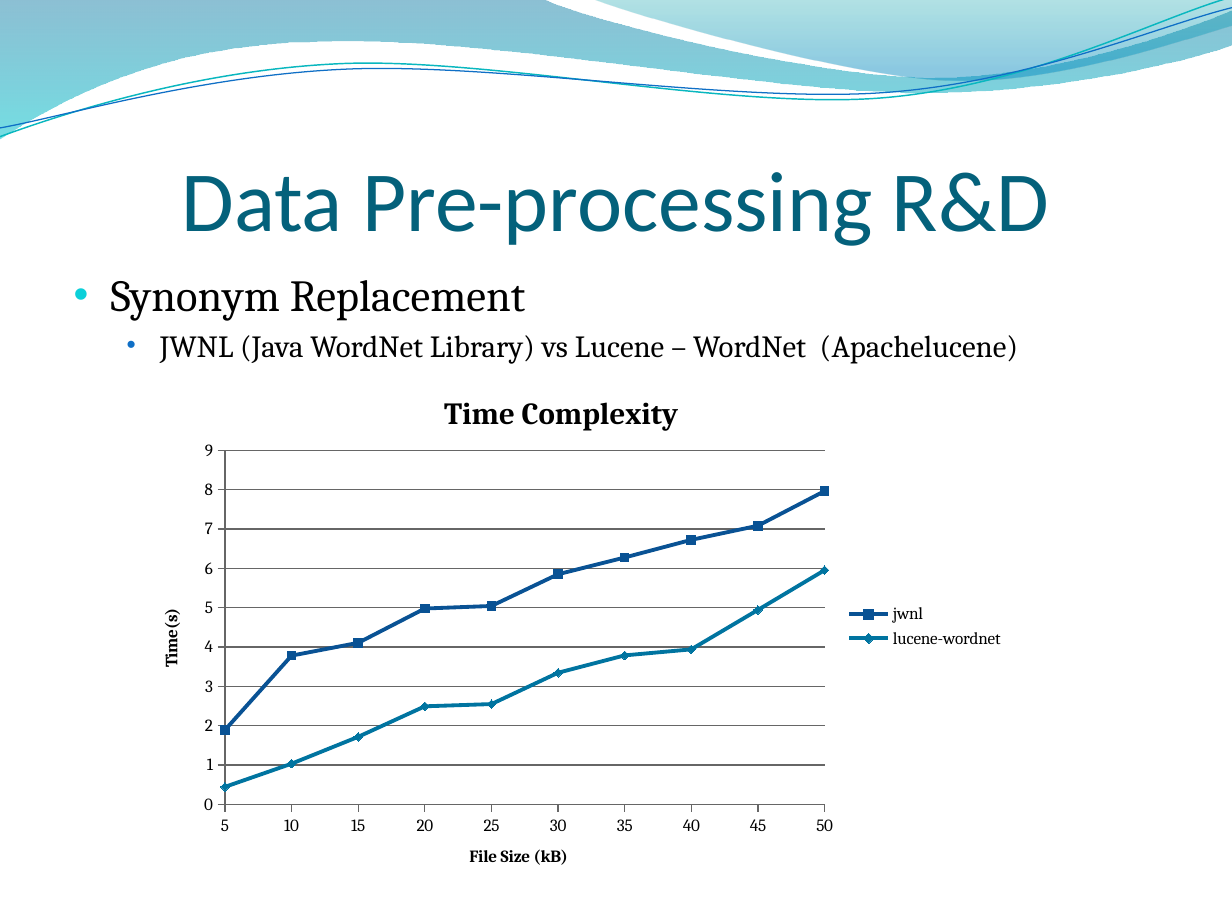
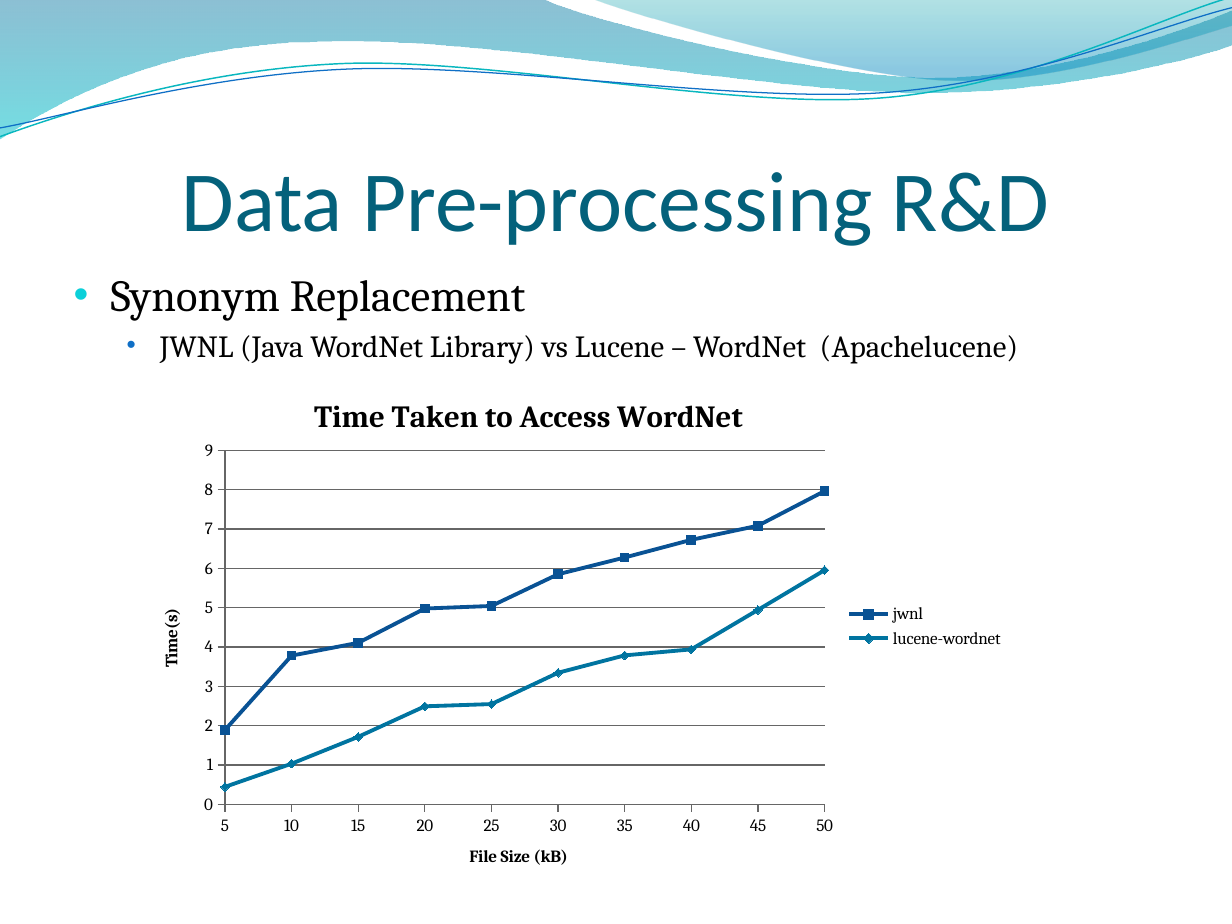
Before and after one commit to RizwanSaeedi/project-plagiabust, a slide deck: slide 24 of project docs/Final Presentation.pptx (slide 23 before the commit). Drawn at 1232x924 pixels with LibreOffice and Linux fonts; fonts in the diff are those of the drawing; background and template pictures are left out. Boxes give left, top, right and bottom in pixels: in the first picture for what was removed or moved away, otherwise in the second. Text is boxed around its words. In the diff, an @@ line names an element or a change of style, - is before the commit and + after.

```diff
--- a/project docs/Final Presentation.pptx
+++ b/project docs/Final Presentation.pptx
@@ line chart at [123, 379, 1016, 872] @@
@@ title "Time Complexity" to "Time Taken to Access WordNet" @@
```
Also in this commit, not shown: 6 other slides changed, 1 slide added.
